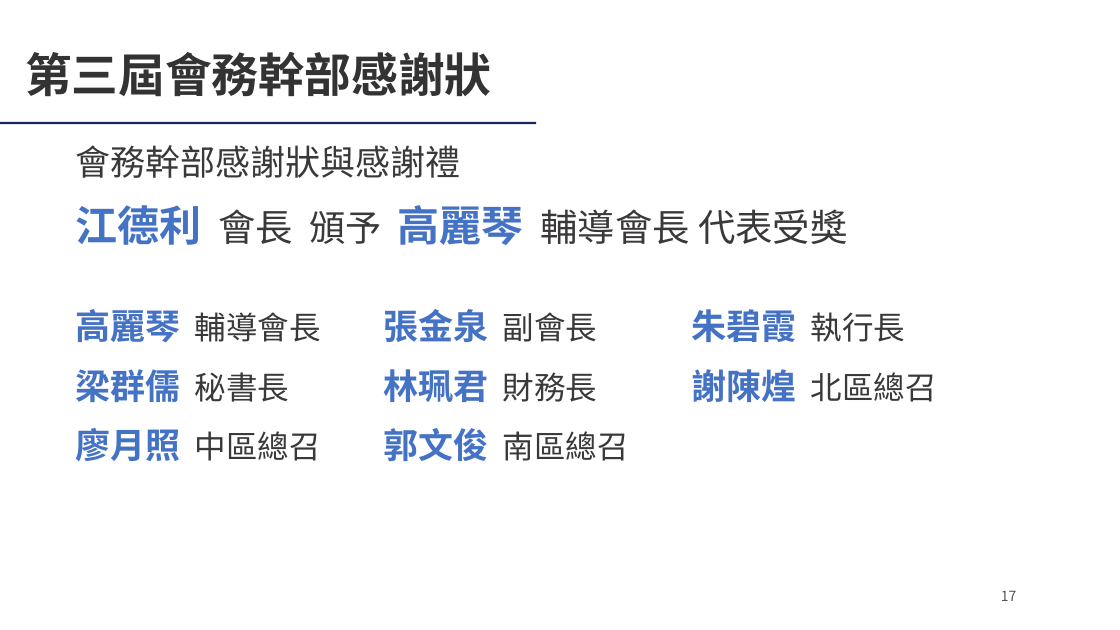
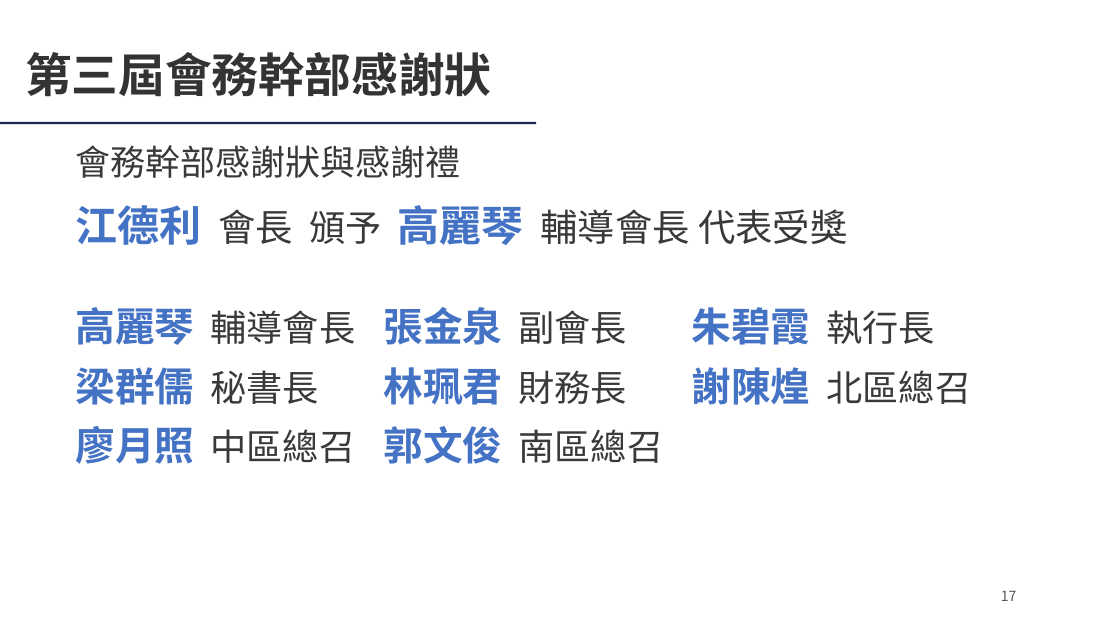
Before and after one commit to Ericliang680928/IAA, a slide deck: slide 17 of 20261204/agm/IAA會員大會簡報_20261204.pptx. Drawn at 1120x630 pixels with LibreOffice and Linux fonts; fonts in the diff are those of the drawing; background and template pictures are left out. Boxes give left, top, right and bottom in pixels: in the first picture for what was removed or moved away, otherwise in the second. Text is boxed around its words. In the diff, an @@ line names an element or a change of style, - is before the commit and + after.

```diff
--- a/20261204/agm/IAA會員大會簡報_20261204.pptx
+++ b/20261204/agm/IAA會員大會簡報_20261204.pptx
@@ text "高麗琴 輔導會長" at bbox=[76, 307, 356, 345]: size 30 to 34 pt in "高麗琴"; size 27 to 31 pt in "輔導會長" @@
@@ text "張金泉 副會長" at bbox=[384, 307, 627, 345]: size 30 to 34 pt in "張金泉"; size 27 to 31 pt in "副會長" @@
@@ text "朱碧霞 執行長" at bbox=[692, 307, 935, 345]: size 30 to 34 pt in "朱碧霞"; size 27 to 31 pt in "執行長" @@
@@ text "梁群儒 秘書長" at bbox=[76, 367, 319, 405]: size 30 to 34 pt in "梁群儒"; size 27 to 31 pt in "秘書長" @@
@@ text "林珮君 財務長" at bbox=[384, 367, 627, 405]: size 30 to 34 pt in "林珮君"; size 27 to 31 pt in "財務長" @@
@@ text "謝陳煌 北區總召" at bbox=[692, 367, 972, 405]: size 30 to 34 pt in "謝陳煌"; size 27 to 31 pt in "北區總召" @@
@@ text "廖月照 中區總召" at bbox=[76, 426, 356, 464]: size 30 to 34 pt in "廖月照"; size 27 to 31 pt in "中區總召" @@
@@ text "郭文俊 南區總召" at bbox=[384, 426, 664, 464]: size 30 to 34 pt in "郭文俊"; size 27 to 31 pt in "南區總召" @@
```
Also in this commit, not shown: 10 other slides changed, 1 slide added, 3 other files.
